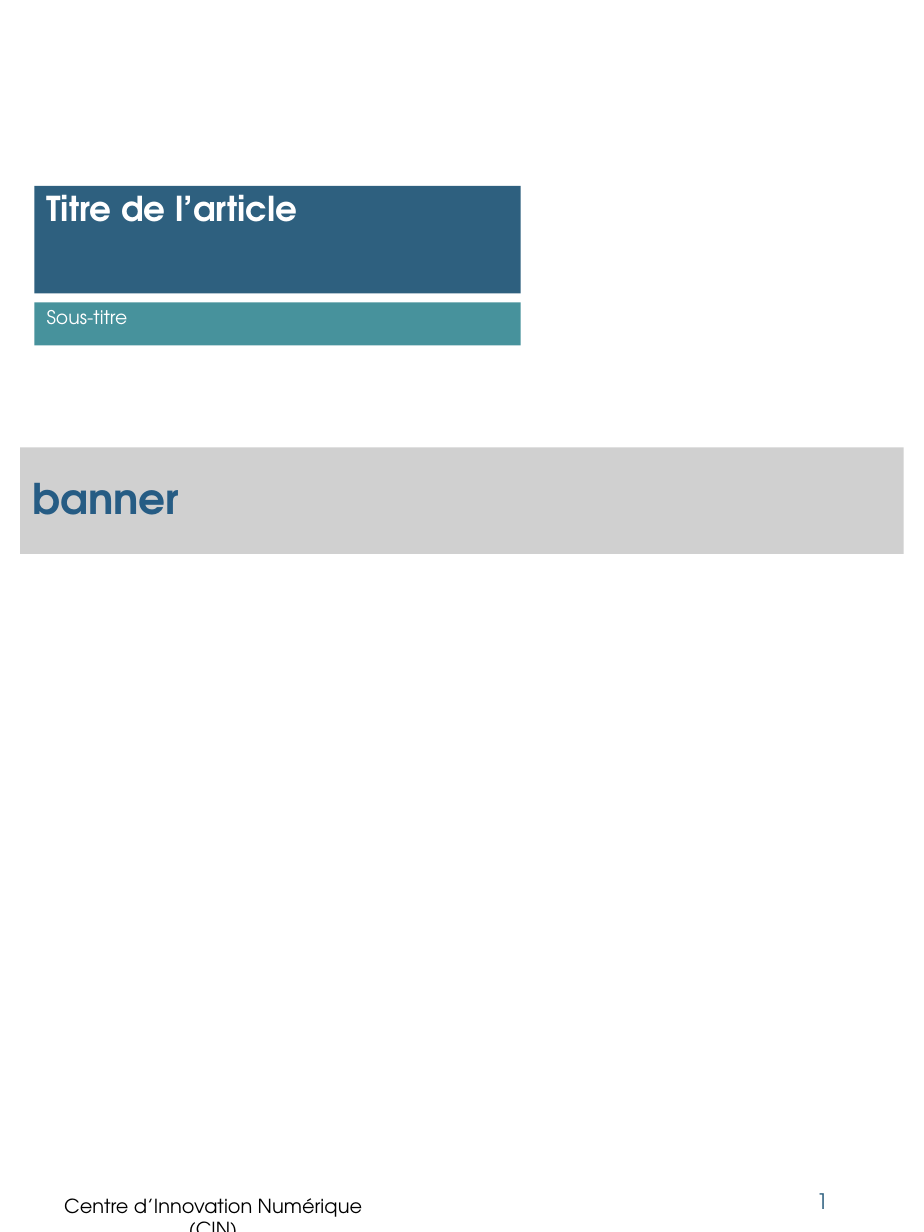
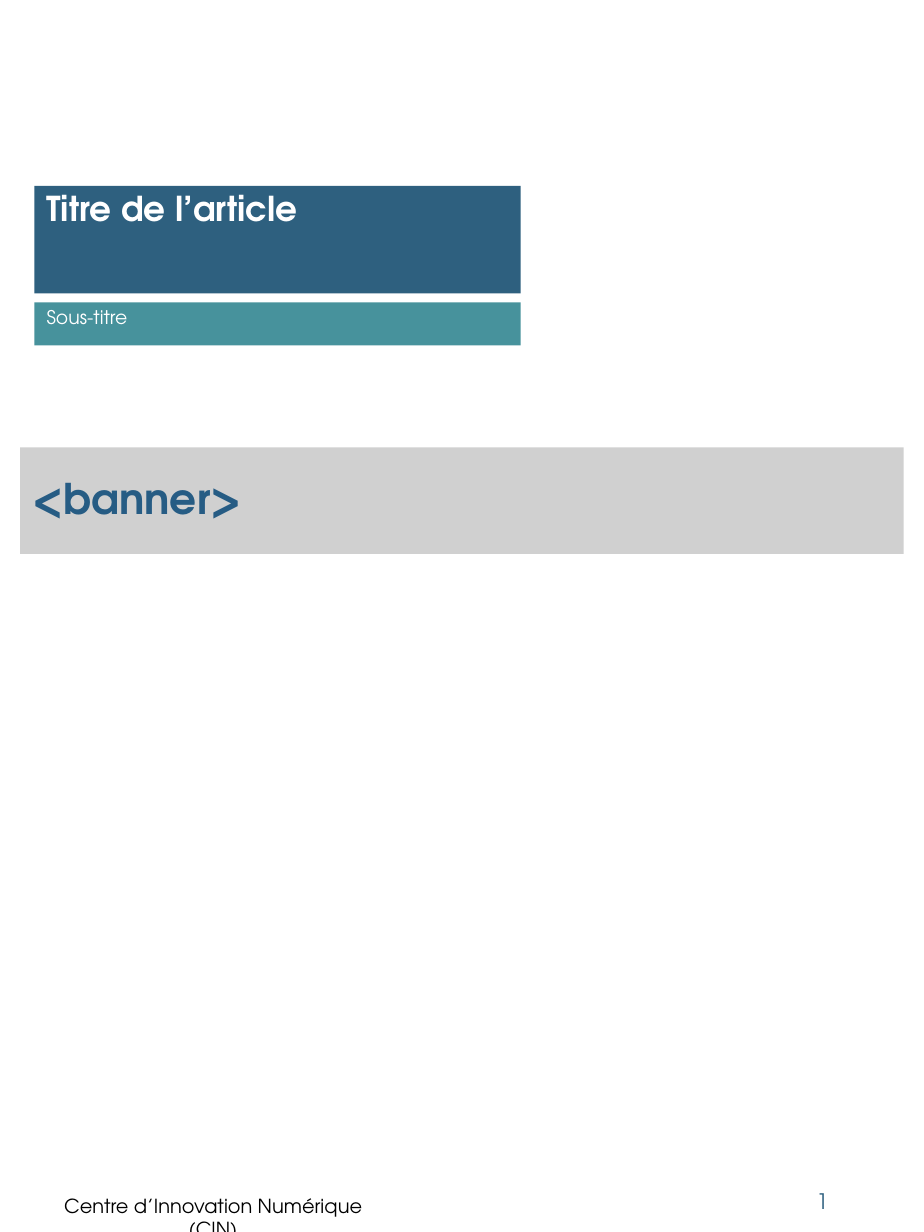
Before and after one commit to Msa360/pptx_template_cin, a slide deck: slide 1 of powerpoints/gabarit_mod.pptx. Drawn at 924x1232 pixels with LibreOffice and Linux fonts; fonts in the diff are those of the drawing; grey boxes stand for pictures; background and template pictures are left out. Boxes give left, top, right and bottom in pixels: in the first picture for what was removed or moved away, otherwise in the second. Text is boxed around its words. In the diff, an @@ line names an element or a change of style, - is before the commit and + after.

```diff
--- a/powerpoints/gabarit_mod.pptx
+++ b/powerpoints/gabarit_mod.pptx
@@ text in picture at [32,483,241,519]: text changed @@
-banner
+<banner>
```
Also in this commit, not shown: 7 other files.
